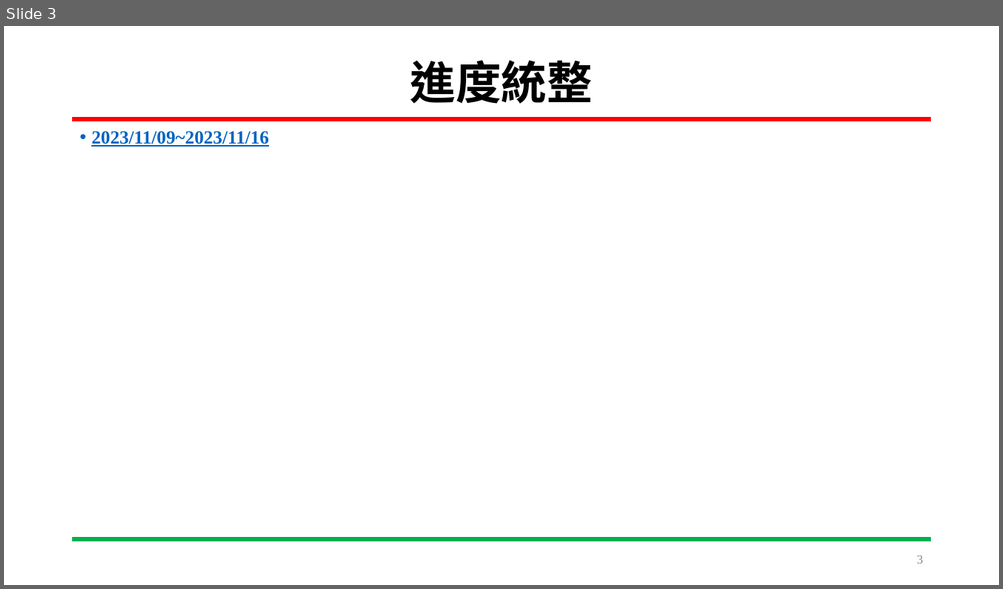
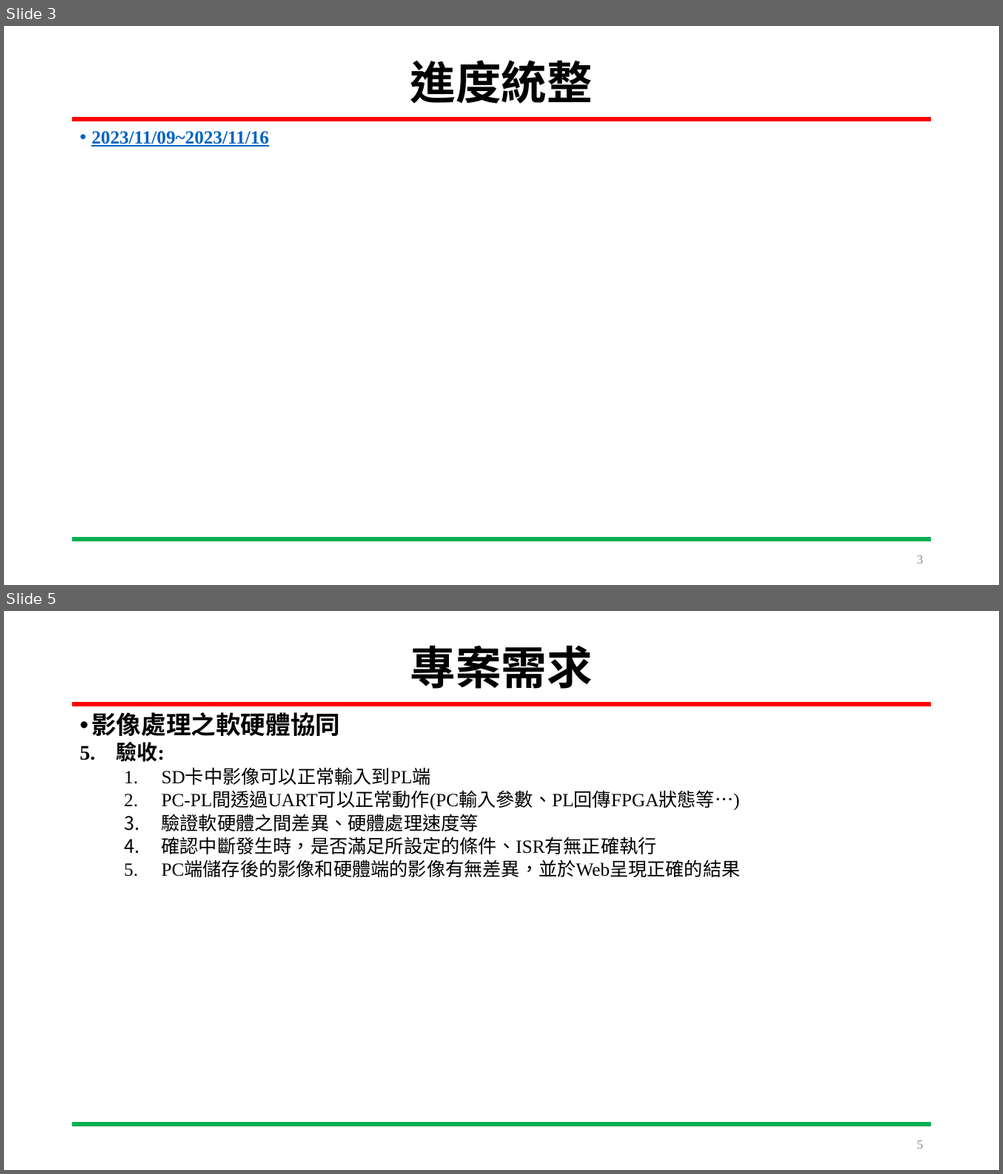
Before and after one commit to HOURFA/SoC_course, a slide deck: final_project/N03-DevelopmentLog/SoC_Final_project.pptx. Shown one above the other, each under a label of ours: slide 3 before the commit, slides 3 and 5 after it; the slides between them are not shown. The pictures are 1003x589 and 1003x1174 pixels, drawn with LibreOffice and Linux fonts; fonts in the diff are those of the drawing. Boxes give left, top, right and bottom in pixels: in the first picture for what was removed or moved away, otherwise in the second. Text is boxed around its words. In the diff, an @@ line names an element or a change of style, - is before the commit and + after.

Commit message:
11.23 (1)修正ppt中系統功能需求，並制定驗證方法

```diff
--- a/final_project/N03-DevelopmentLog/SoC_Final_project.pptx
+++ b/final_project/N03-DevelopmentLog/SoC_Final_project.pptx
@@ slide 5 added at <box>4,611,999,1170</box>, background #FFFFFF; not listed: 2 template elements that a slide beside it also shows @@
@@ title added at <box>410,645,592,689</box>, 44 pt, text #000000, bold @@
+專案需求
@@ text added at <box>91,712,340,736</box>, 24 pt, text #000000, bold @@
+• 影像處理之軟硬體協同
@@ text added at <box>79,742,740,877</box>, 18 pt, text #000000 @@
+5. 驗收:
+  1. SD卡中影像可以正常輸入到PL端
+  2. PC-PL間透過UART可以正常動作(PC輸入參數、PL回傳FPGA狀態等…)
+  3. 驗證軟硬體之間差異、硬體處理速度等
+  4. 確認中斷發生時，是否滿足所設定的條件、ISR有無正確執行
+  5. PC端儲存後的影像和硬體端的影像有無差異，並於Web呈現正確的結果
@@ page number added at <box>916,1141,922,1149</box>, 12 pt, text #8C8C8C @@
+5
```
Also in this commit, not shown: 2 slides changed.
